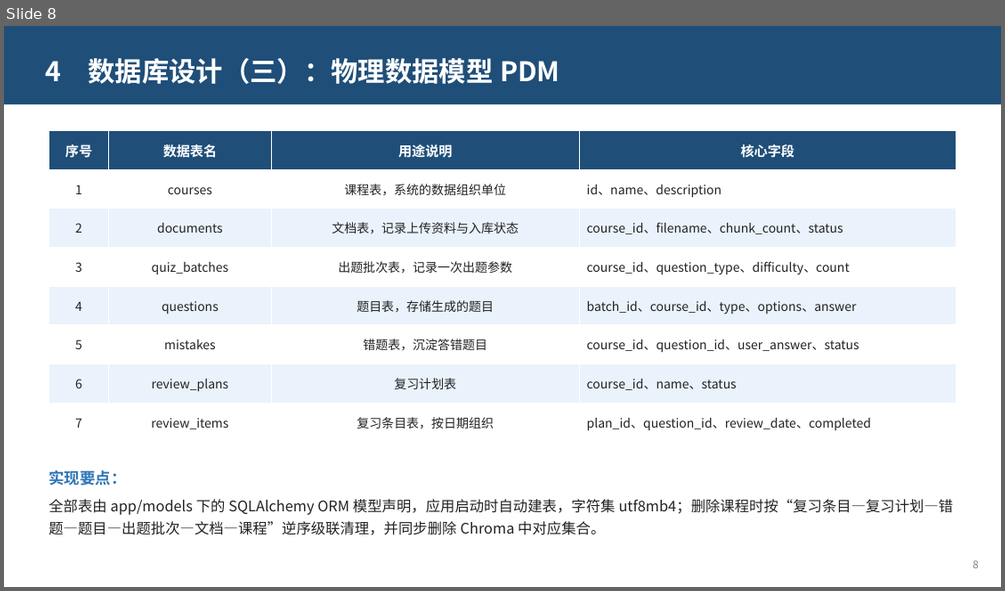
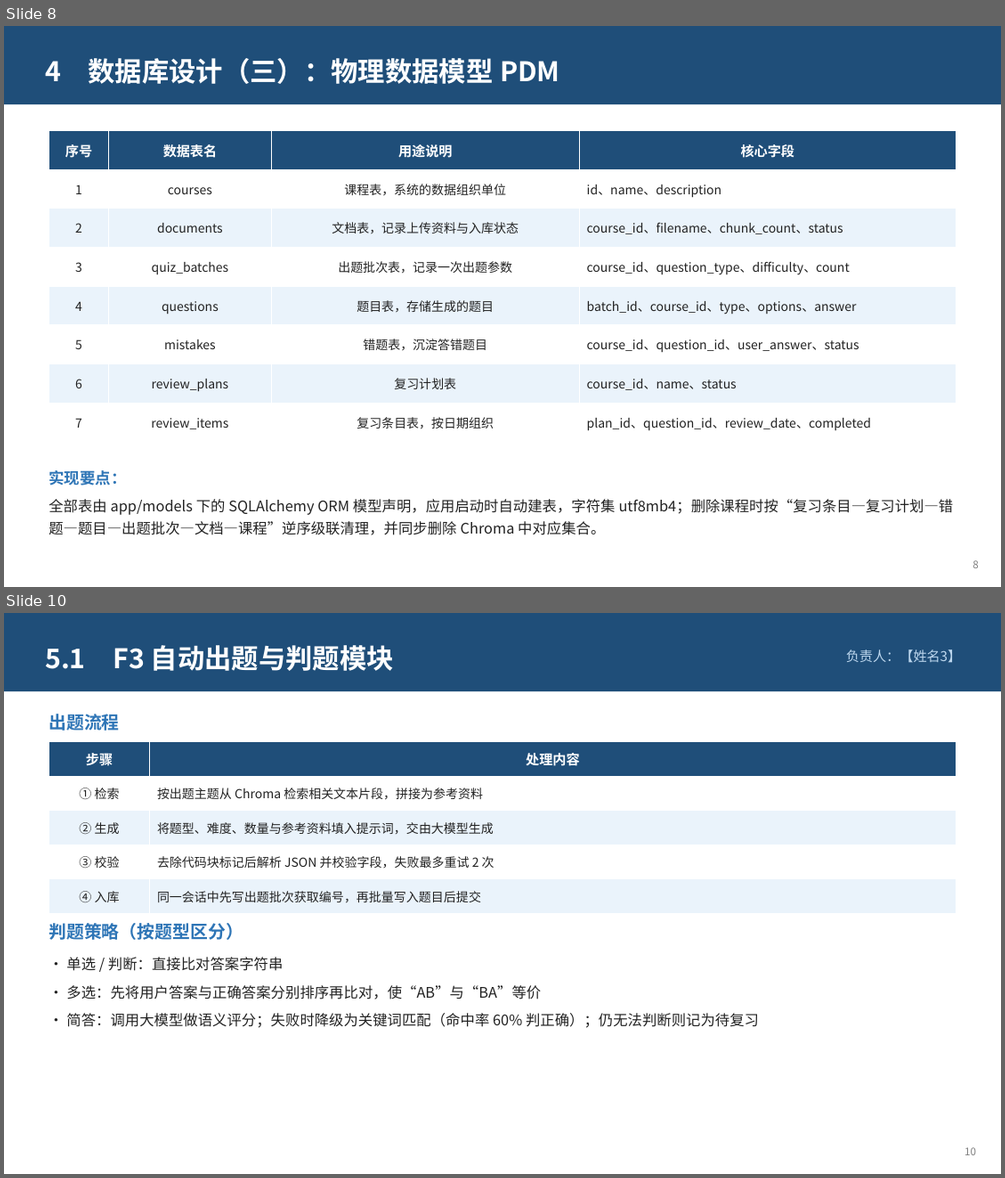
Before and after one commit to xingkongzcj/langchain_agent, a slide deck: defense/智学助手-课程设计答辩.pptx. Shown one above the other, each under a label of ours: slide 8 before the commit, slides 8 and 10 after it; the slides between them are not shown. The pictures are 1005x591 and 1005x1178 pixels, drawn with LibreOffice and Linux fonts; fonts in the diff are those of the drawing. Boxes give left, top, right and bottom in pixels: in the first picture for what was removed or moved away, otherwise in the second. Text is boxed around its words. In the diff, an @@ line names an element or a change of style, - is before the commit and + after.

```diff
--- a/defense/智学助手-课程设计答辩.pptx
+++ b/defense/智学助手-课程设计答辩.pptx
@@ slide 10 added at (x1=4, y1=613, x2=1001, y2=1174), background #FFFFFF @@
@@ rectangle added at (x1=4, y1=613, x2=1001, y2=691), fill #1F4E79 @@
@@ text added at (x1=45, y1=645, x2=394, y2=671), 26 pt, text #FFFFFF, bold @@
+5.1 F3 自动出题与判题模块
@@ text added at (x1=846, y1=649, x2=961, y2=663), 13 pt, text #BDD7EE @@
+负责人：【姓名3】
@@ text added at (x1=48, y1=714, x2=119, y2=730), 17 pt, text #2E75B6, bold @@
+出题流程
@@ table added at (x1=48, y1=742, x2=956, y2=914), 5 rows, 2 columns @@
+步骤 | 处理内容
+① 检索 | 按出题主题从 Chroma 检索相关文本片段，拼接为参考资料
+② 生成 | 将题型、难度、数量与参考资料填入提示词，交由大模型生成
+③ 校验 | 去除代码块标记后解析 JSON 并校验字段，失败最多重试 2 次
+④ 入库 | 同一会话中先写出题批次获取编号，再批量写入题目后提交
@@ text added at (x1=48, y1=923, x2=243, y2=940), 17 pt, text #2E75B6, bold @@
+判题策略（按题型区分）
@@ text added at (x1=66, y1=957, x2=759, y2=1028), 14 pt, text #222222 @@
+• 单选 / 判断：直接比对答案字符串
+• 多选：先将用户答案与正确答案分别排序再比对，使“AB”与“BA”等价
+• 简答：调用大模型做语义评分；失败时降级为关键词匹配（命中率 60% 判正确）；仍无法判断则记为待复习
@@ text added at (x1=964, y1=1147, x2=976, y2=1155), 10 pt, text #808080 @@
+10
```
Also in this commit, not shown: 3 slides changed, 1 other slide added, 2 slides removed, 1 other file.
